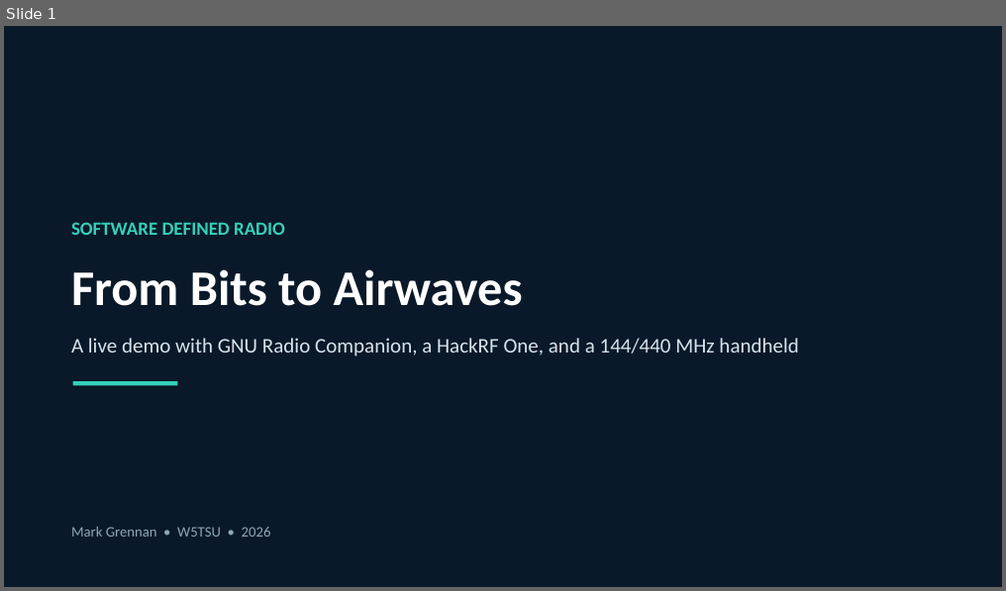
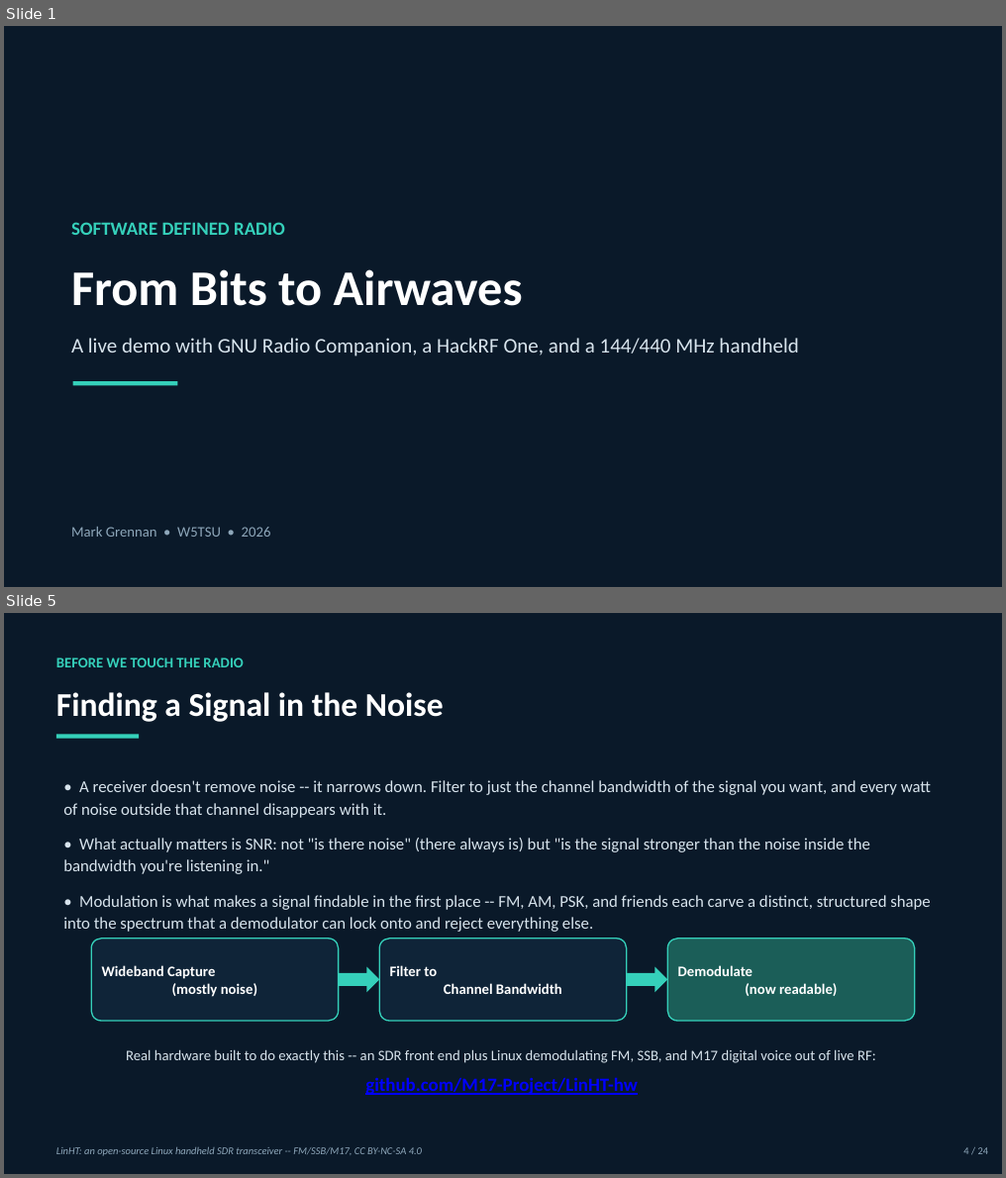
Before and after one commit to W5TSU/SDR-Demo, a slide deck: slides/SDR_Demo.pptx. Shown one above the other, each under a label of ours: slide 1 before the commit, slides 1 and 5 after it; the slides between them are not shown. The pictures are 1006x591 and 1006x1178 pixels, drawn with LibreOffice and Linux fonts; fonts in the diff are those of the drawing. Boxes give left, top, right and bottom in pixels: in the first picture for what was removed or moved away, otherwise in the second. Text is boxed around its words. In the diff, an @@ line names an element or a change of style, - is before the commit and + after.

```diff
--- a/slides/SDR_Demo.pptx
+++ b/slides/SDR_Demo.pptx
@@ slide 5 added at [4,613,1002,1174], background #FFFFFF @@
@@ rectangle added at [4,613,1002,1174], fill #0A1929 @@
@@ text added at [56,658,243,667], 14 pt, text #35D0BA, bold @@
+BEFORE WE TOUCH THE RADIO
@@ text added at [56,692,444,722], 32 pt, text #FFFFFF, bold @@
+Finding a Signal in the Noise
@@ rectangle added at [56,735,139,739], fill #35D0BA @@
@@ text added at [63,780,931,932], 16 pt, text #D7E3EC @@
+• A receiver doesn't remove noise -- it narrows down. Filter to just the channel bandwidth of the signal you want, and every watt of noise outside that channel disappears with it.
+• What actually matters is SNR: not "is there noise" (there always is) but "is the signal stronger than the noise inside the bandwidth you're listening in."
+• Modulation is what makes a signal findable in the first place -- FM, AM, PSK, and friends each carve a distinct, structured shape into the spectrum that a demodulator can lock onto and reject everything else.
@@ rounded rectangle added at [91,939,339,1021], fill #0F2438, outline #35D0BA 1.25 pt, 14 pt, text #FFFFFF, bold @@
+Wideband Capture
+(mostly noise)
@@ rounded rectangle added at [380,939,627,1021], fill #0F2438, outline #35D0BA 1.25 pt, 14 pt, text #FFFFFF, bold @@
+Filter to
+Channel Bandwidth
@@ rounded rectangle added at [668,939,915,1021], fill #1B5E58, outline #35D0BA 1.25 pt, 14 pt, text #FFFFFF, bold @@
+Demodulate
+(now readable)
@@ right arrow added at [339,967,380,992], fill #35D0BA @@
@@ right arrow added at [627,967,668,992], fill #35D0BA @@
@@ text added at [126,1050,876,1063], 14 pt, text #D7E3EC @@
+Real hardware built to do exactly this -- an SDR front end plus Linux demodulating FM, SSB, and M17 digital voice out of live RF:
@@ text added at [365,1077,638,1095], 18 pt, text #0000FF, bold, underline @@
+github.com/M17-Project/LinHT-hw
@@ text added at [56,1148,422,1157], 10 pt, text #8EA7BA, italic @@
+LinHT: an open-source Linux handheld SDR transceiver -- FM/SSB/M17, CC BY-NC-SA 4.0
@@ text added at [963,1148,989,1155], 10 pt, text #8EA7BA @@
+4 / 24
```
Also in this commit, not shown: 20 slides changed, 1 other slide added, 3 other files.
